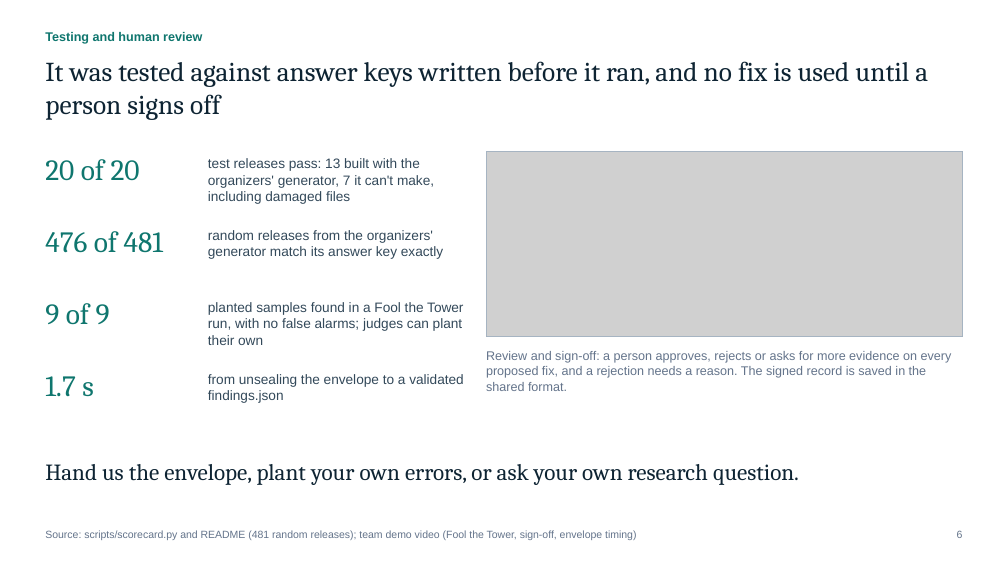
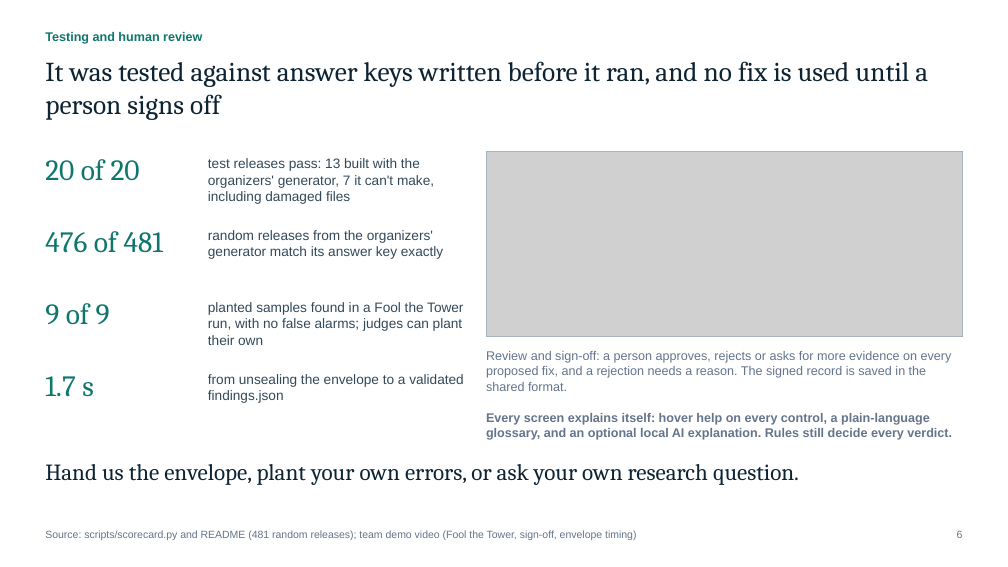
Before and after one commit to AravindKumar2504/identity-crisis-control-tower, a slide deck: slide 6 of docs/Cohort-Control-Tower-pitch.pptx. Drawn at 1008x567 pixels with LibreOffice and Linux fonts; fonts in the diff are those of the drawing; grey boxes stand for pictures. Boxes give left, top, right and bottom in pixels: in the first picture for what was removed or moved away, otherwise in the second. Text is boxed around its words. In the diff, an @@ line names an element or a change of style, - is before the commit and + after.

```diff
--- a/docs/Cohort-Control-Tower-pitch.pptx
+++ b/docs/Cohort-Control-Tower-pitch.pptx
@@ text added at [486,413,952,440], 12 pt, text #64748B, bold @@
+Every screen explains itself: hover help on every control, a plain-language glossary, and an optional local AI explanation. Rules still decide every verdict.
```
Also in this commit, not shown: 4 other slides changed, 2 slides added.
